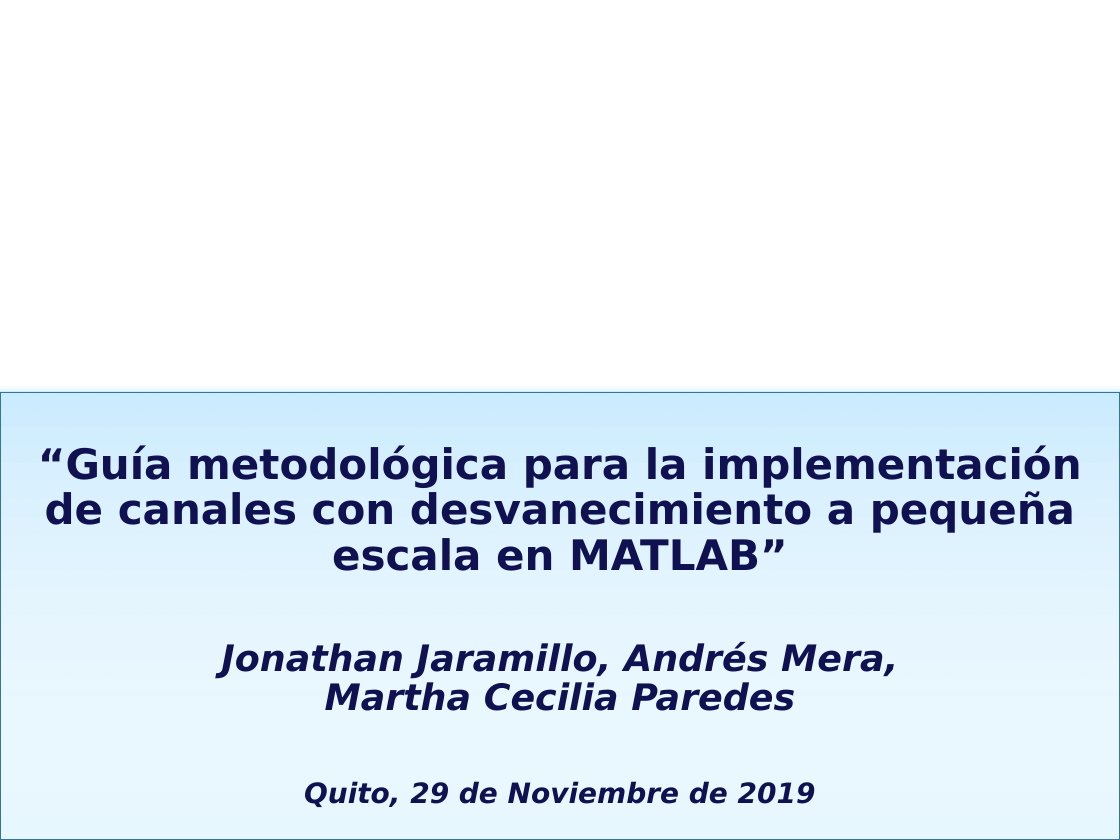
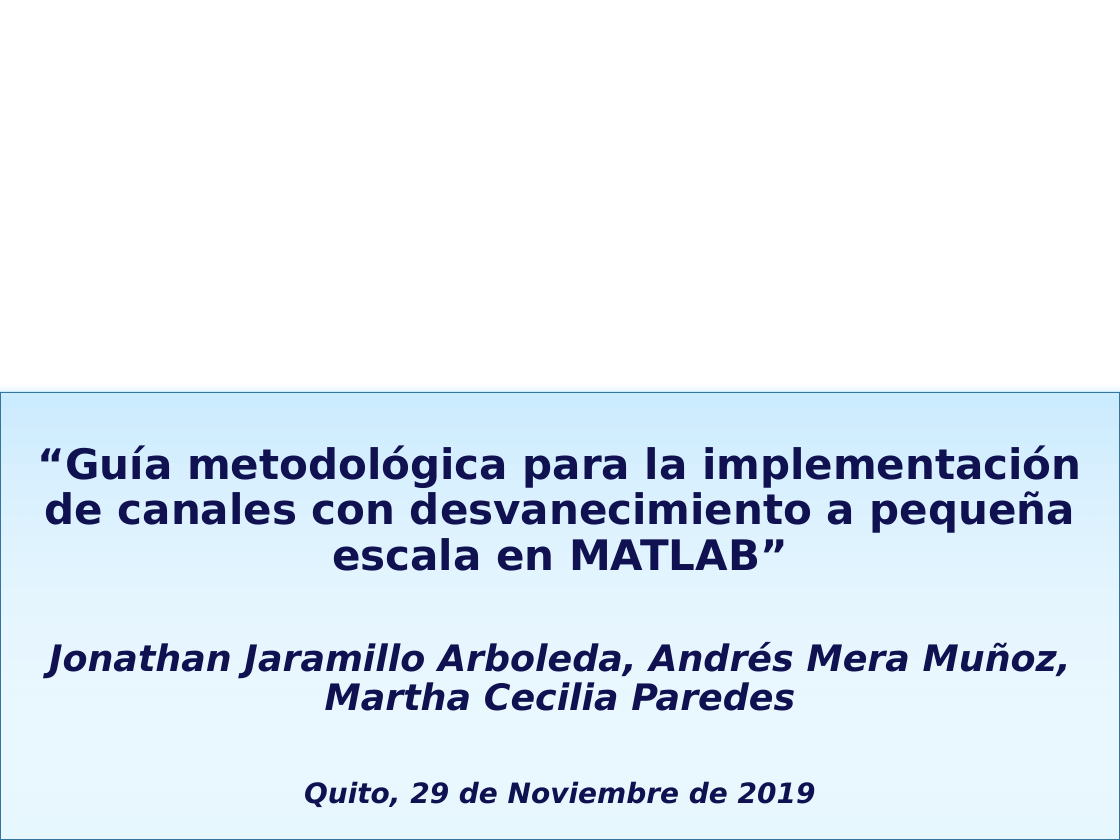
Before and after one commit to nathanojnabetse/canales_desvanecimiento_JIEE_XXIX, a slide deck: slide 1 of Documentación/Presentación XXIX_JIEE_EPN_2019_paper_39.pptx. Drawn at 1120x840 pixels with LibreOffice and Linux fonts; fonts in the diff are those of the drawing; background and template pictures are left out. Boxes give left, top, right and bottom in pixels: in the first picture for what was removed or moved away, otherwise in the second. Text is boxed around its words. In the diff, an @@ line names an element or a change of style, - is before the commit and + after.

```diff
--- a/Documentación/Presentación XXIX_JIEE_EPN_2019_paper_39.pptx
+++ b/Documentación/Presentación XXIX_JIEE_EPN_2019_paper_39.pptx
@@ title at [38, 445, 1082, 807]: text changed @@
-“Guía metodológica para la implementación de canales con desvanecimiento a pequeña escala en MATLAB”
-Jonathan Jaramillo, Andrés Mera,
-Martha Cecilia Paredes
-Quito, 29 de Noviembre de 2019
+“Guía metodológica para la implementación de canales con desvanecimiento a pequeña escala en MATLAB”
+Jonathan Jaramillo Arboleda, Andrés Mera Muñoz,
+Martha Cecilia Paredes
+Quito, 29 de Noviembre de 2019
```
Also in this commit, not shown: 1 other slide changed, 5 slides added.
